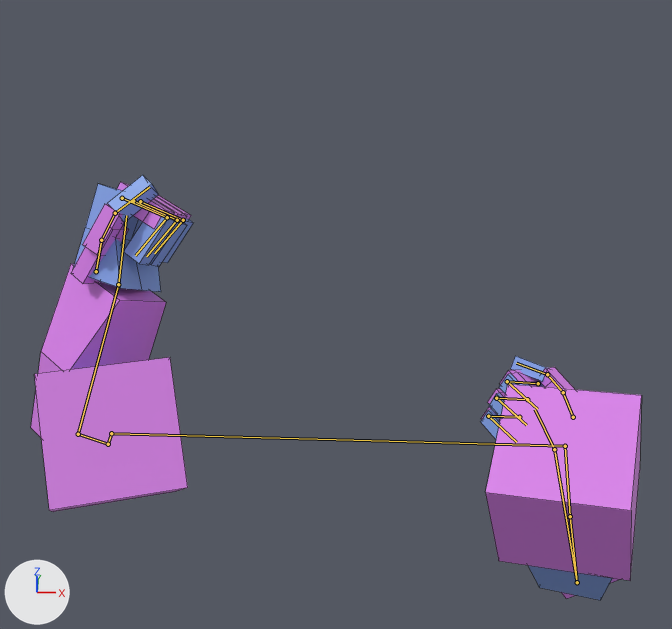
The Blender file assets/raw/arms.blend, before and after one commit.
One viewpoint serves both versions: a 50 mm camera at (0.13, -4.13, 2.62) aimed at (-0.05, 0.19, -0.17). The lights are fixed; the arrows at lower left show +X, +Y and +Z. Both versions are drawn at frame 9 of the action 'PunchL'; the numbers are the values there. The bones that bend it are drawn over the model as lines. Mesh edges are drawn as thin lines.
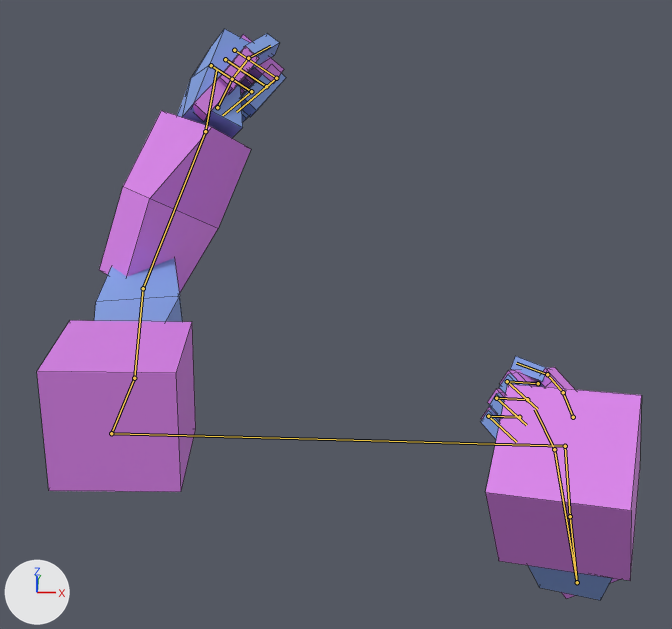
Edits to the bpy script that builds the scene:
```text
Change bone_shoulder_l:
    where bone_shoulder_l = bpy.data.objects['Armature'].pose.bones['shoulder_l']  # child of 'clav_l'
    bone_shoulder_l.rotation_quaternion: (0.912, -0.37, -0.037, 0.171) -> (0.971, -0.098, 0.011, 0.032)  # degrees (-44, 3, 20) -> degrees (-12, 2, 4)
Change bone_upper_l:
    where bone_upper_l = bpy.data.objects['Armature'].pose.bones['upper_l']  # child of 'shoulder_l'
    bone_upper_l.rotation_quaternion: (0.991, 0.105, -0.067, 0.043) -> (0.994, 0.087, -0.03, 0.037)  # degrees (12, -8, 4) -> degrees (10, -4, 4)
Change bone_lower_l:
    where bone_lower_l = bpy.data.objects['Armature'].pose.bones['lower_l']  # child of 'upper_l'
    bone_lower_l.rotation_quaternion: (0.533, 0.613, -0.179, -0.555) -> (0.744, 0.358, -0.211, -0.342)  # degrees (78, 29, -68) -> degrees (54, -5, -52)
Change bone_palm_l:
    where bone_palm_l = bpy.data.objects['Armature'].pose.bones['palm_l']  # child of 'lower_l'
    bone_palm_l.rotation_quaternion: (0.831, -0.005, -0.517, 0.206) -> (0.901, -0.05, -0.204, 0.194)  # degrees (-25, -59, 42) -> degrees (-12, -23, 27)
```

Boxes [x1, y1, x2, y2] around the edits, measured in the pictures (672 x 629 px):
'Cube', posed (34% taller): before [31, 175, 642, 601]; after [37, 29, 642, 601]
bone 'shoulder_l', root to tip: before (111, 433) to (108, 444); after (111, 433) to (134, 378)
bone 'upper_l', root to tip: before (108, 444) to (78, 434); after (134, 378) to (143, 288)
bone 'lower_l', root to tip: before (78, 434) to (118, 284); after (143, 288) to (205, 131)
bone 'palm_l', root to tip: before (118, 284) to (126, 215); after (205, 131) to (216, 70)
